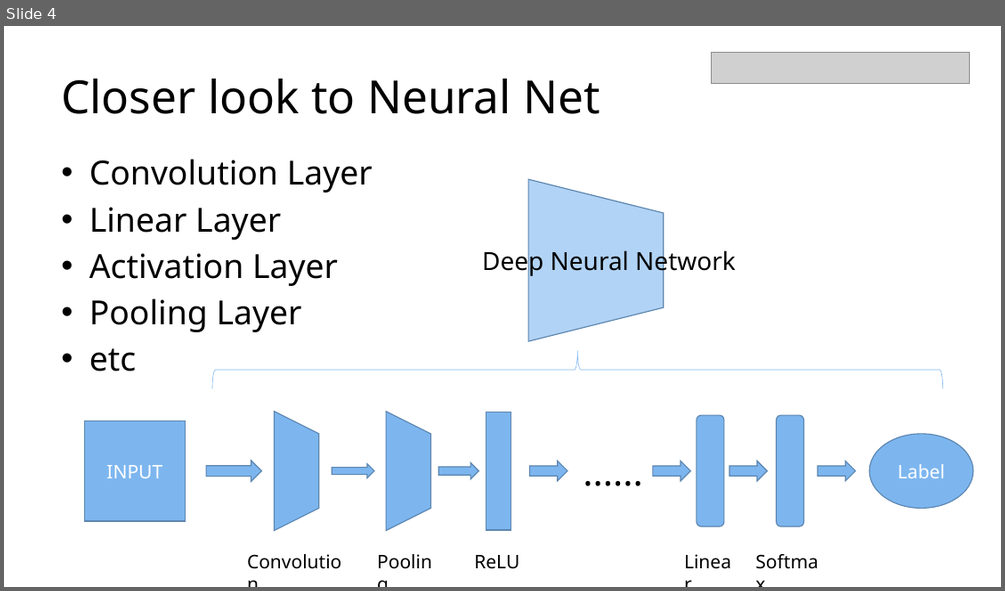
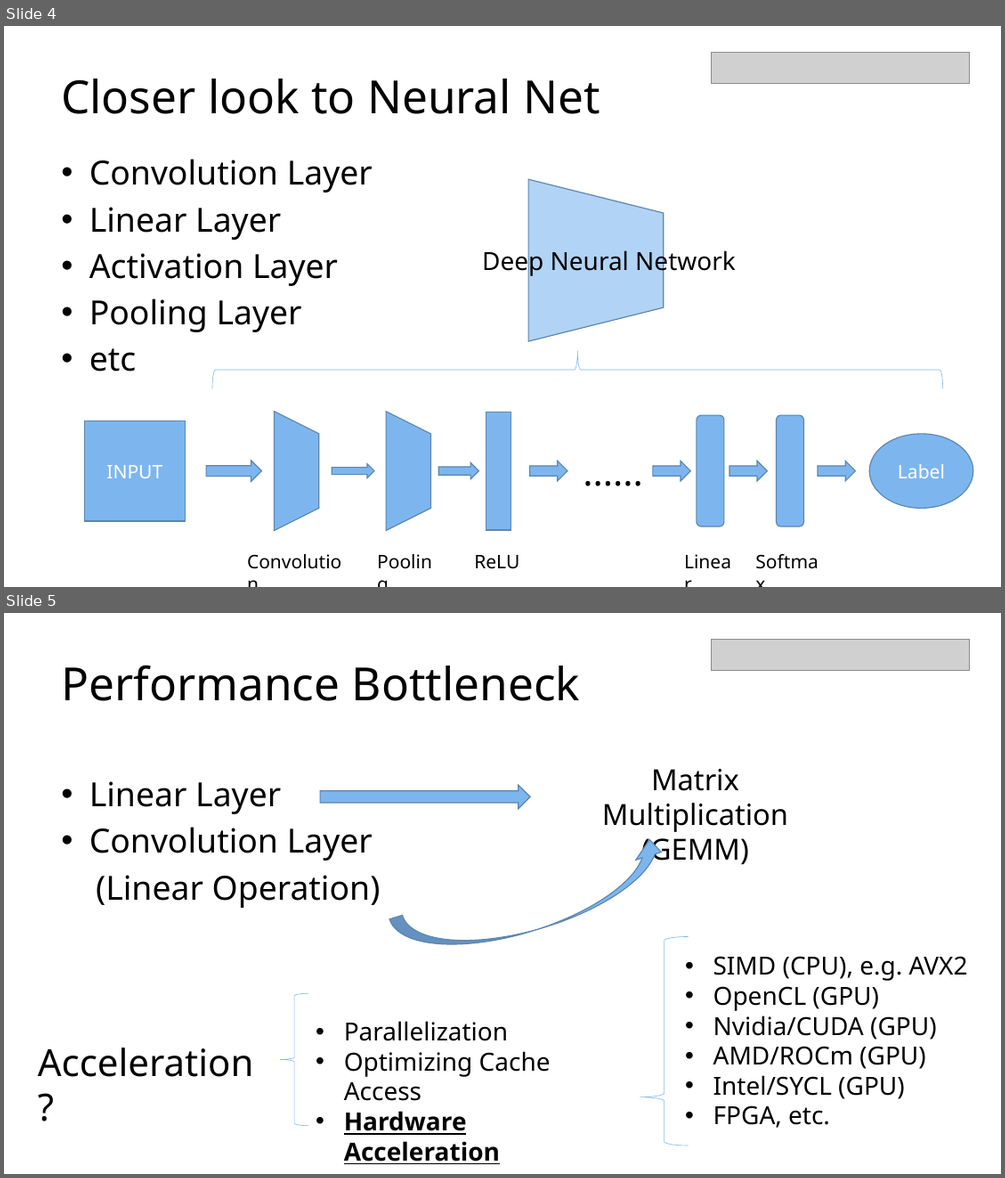
Before and after one commit to cdluminate/cdluminate, a slide deck: Dc20DeepLearning.pptx. Shown one above the other, each under a label of ours: slide 4 before the commit, slides 4 and 5 after it. The pictures are 1005x591 and 1005x1178 pixels, drawn with LibreOffice and Linux fonts; fonts in the diff are those of the drawing; grey boxes stand for pictures. Boxes give left, top, right and bottom in pixels: in the first picture for what was removed or moved away, otherwise in the second. Text is boxed around its words. In the diff, an @@ line names an element or a change of style, - is before the commit and + after.

```diff
--- a/Dc20DeepLearning.pptx
+++ b/Dc20DeepLearning.pptx
@@ slide 5 added at [4,613,1001,1174], background #FFFFFF @@
@@ picture added at [712,639,970,672] @@
@@ title added at [61,665,580,701], 44 pt, text #000000 @@
+Performance Bottleneck
@@ text added at [602,769,788,868], 28 pt, text #000000 @@
+Matrix Multiplication
+(GEMM)
@@ text added at [89,781,380,908], 32 pt, text #000000 @@
+• Linear Layer
+• Convolution Layer
+(Linear Operation)
@@ right arrow added at [320,785,531,809], fill #7DB6EF, outline #5C87B1 1 pt @@
@@ curved up arrow added at [390,835,678,970], fill #7DB6EF, outline #5C87B1 1 pt @@
@@ left brace added at [640,937,689,1145], outline #7DB6EF 0.5 pt @@
@@ text added at [713,956,968,1127], 24 pt, text #000000 @@
+• SIMD (CPU), e.g. AVX2
+• OpenCL (GPU)
+• Nvidia/CUDA (GPU)
+• AMD/ROCm (GPU)
+• Intel/SYCL (GPU)
+• FPGA, etc.
@@ left brace added at [280,994,308,1126], outline #7DB6EF 0.5 pt @@
@@ text added at [344,1021,550,1164], 24 pt, text #000000 @@
+• Parallelization
+• Optimizing Cache Access
+• Hardware Acceleration
@@ text added at [38,1047,254,1077], 36 pt, text #000000 @@
+Acceleration?
```
Also in this commit, not shown: 2 slides changed, 1 other slide added.
